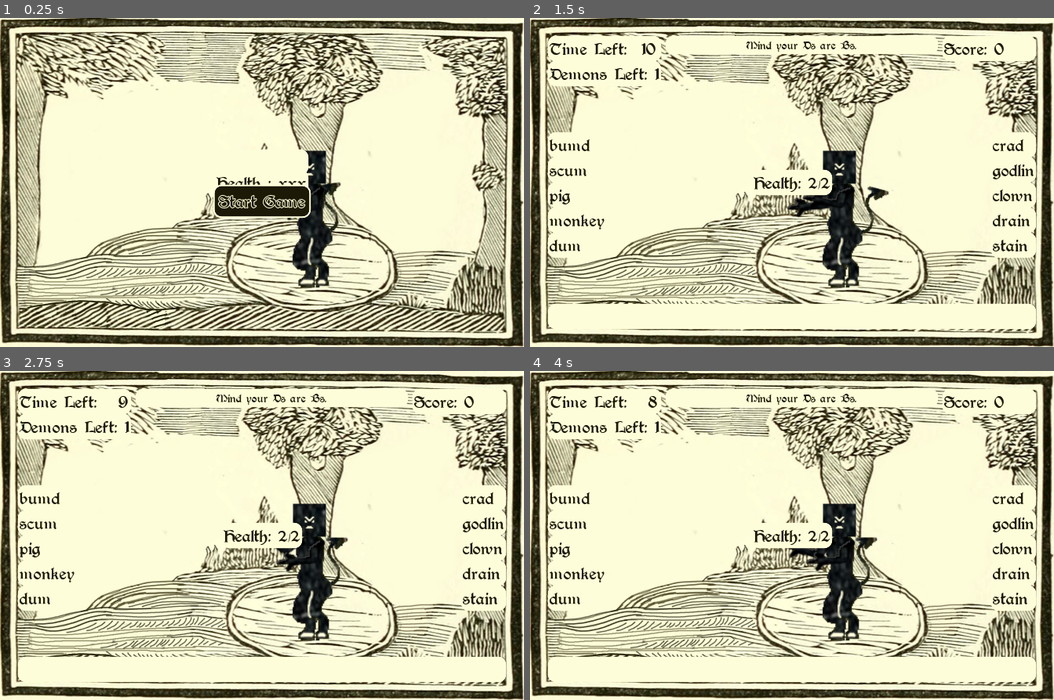
Above: before the commit, frames 1-4 (two rows, left to right).
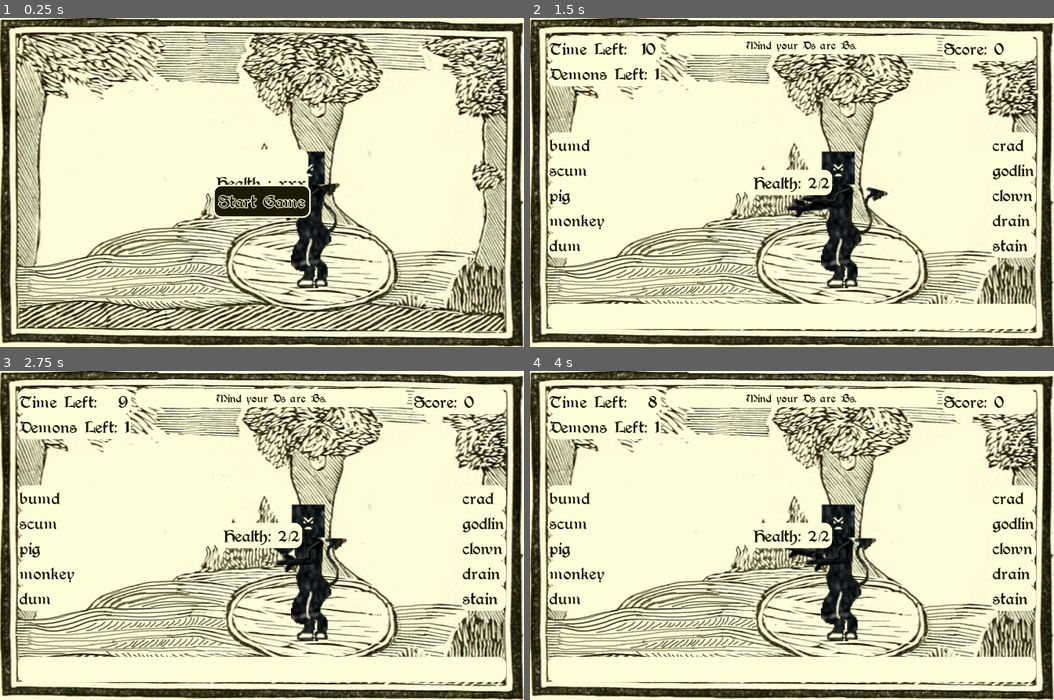
Above: after the commit, the same moments.

Repository: hoodscott/psareqs
Game: Godot game, scene res://scenes/Game.tscn
The game is run twice, just before and just after one commit, with the same random seed, the same clock (stepped at 60 frames per second) and the same inputs.
Inputs:
- Up to frame 1 (0.25 s): no input
- Up to frame 2 (1.5 s): click "Start Game" at 0.5 s; click "Ds are Bs" at 1.25 s
- Up to frame 3 (2.75 s): tap Enter at 2 s; tap Z at 2.1 s
- Up to frame 4 (4 s): hold A 2.78-3.53 s; tap Backspace at 2.85 s; tap Z at 3.6 s

The runs differ from the first frame. In frame 1, 0.7% of the frame differs, in the area x 54-66%, y 40-83%; in frame 2, 0.9%; in frame 3, 0.9%; in frame 4, 0.9%, in the area x 48-67%, y 40-83%.

Commit message:
Resets meph. local transform

Diff:
--- a/scenes/Game.tscn
+++ b/scenes/Game.tscn
@@ -16,6 +16,7 @@
 centered = false
 
 [node name="Mephistopheles" parent="." instance=ExtResource( 4 )]
+position = Vector2( 399, 262 )
 
 [node name="CanvasLayer" type="CanvasLayer" parent="."]
 
@@ -87,76 +88,76 @@
 [node name="Fragments" type="HBoxContainer" parent="CanvasLayer/GameContainer/VBoxContainer"]
 margin_top = 89.0
 margin_right = 618.0
-margin_bottom = 352.0
+margin_bottom = 338.0
 size_flags_vertical = 3
 
 [node name="Prefixes" type="VBoxContainer" parent="CanvasLayer/GameContainer/VBoxContainer/Fragments"]
-margin_right = 78.0
-margin_bottom = 263.0
+margin_right = 108.0
+margin_bottom = 249.0
 alignment = 1
 
 [node name="Label" type="Label" parent="CanvasLayer/GameContainer/VBoxContainer/Fragments/Prefixes"]
-margin_top = 97.0
-margin_right = 78.0
-margin_bottom = 111.0
+margin_top = 62.0
+margin_right = 108.0
+margin_bottom = 90.0
 text = "test content"
 
 [node name="Label2" type="Label" parent="CanvasLayer/GameContainer/VBoxContainer/Fragments/Prefixes"]
-margin_top = 115.0
-margin_right = 78.0
-margin_bottom = 129.0
+margin_top = 94.0
+margin_right = 108.0
+margin_bottom = 122.0
 text = "test content"
 
 [node name="Label3" type="Label" parent="CanvasLayer/GameContainer/VBoxContainer/Fragments/Prefixes"]
-margin_top = 133.0
-margin_right = 78.0
-margin_bottom = 147.0
+margin_top = 126.0
+margin_right = 108.0
+margin_bottom = 154.0
 text = "test content"
 
 [node name="Label4" type="Label" parent="CanvasLayer/GameContainer/VBoxContainer/Fragments/Prefixes"]
-margin_top = 151.0
-margin_right = 78.0
-margin_bottom = 165.0
+margin_top = 158.0
+margin_right = 108.0
+margin_bottom = 186.0
 text = "test content"
 
 [node name="Spacer" type="HBoxContainer" parent="CanvasLayer/GameContainer/VBoxContainer/Fragments"]
-margin_left = 82.0
-margin_right = 536.0
-margin_bottom = 263.0
+margin_left = 112.0
+margin_right = 506.0
+margin_bottom = 249.0
 size_flags_horizontal = 3
 
 [node name="Suffixes" type="VBoxContainer" parent="CanvasLayer/GameContainer/VBoxContainer/Fragments"]
-margin_left = 540.0
-margin_right = 618.0
-margin_bottom = 263.0
+margin_left = 510.0
+margin_right = 618.0
+margin_bottom = 249.0
 alignment = 1
 
 [node name="Label" type="Label" parent="CanvasLayer/GameContainer/VBoxContainer/Fragments/Suffixes"]
-margin_top = 97.0
-margin_right = 78.0
-margin_bottom = 111.0
+margin_top = 62.0
+margin_right = 108.0
+margin_bottom = 90.0
 text = "test content"
 
 [node name="Label2" type="Label" parent="CanvasLayer/GameContainer/VBoxContainer/Fragments/Suffixes"]
-margin_top = 115.0
-margin_right = 78.0
-margin_bottom = 129.0
+margin_top = 94.0
+margin_right = 108.0
+margin_bottom = 122.0
 text = "test content"
 
 [node name="Label3" type="Label" parent="CanvasLayer/GameContainer/VBoxContainer/Fragments/Suffixes"]
-margin_top = 133.0
-margin_right = 78.0
-margin_bottom = 147.0
+margin_top = 126.0
+margin_right = 108.0
+margin_bottom = 154.0
 text = "test content"
 
 [node name="Label4" type="Label" parent="CanvasLayer/GameContainer/VBoxContainer/Fragments/Suffixes"]
-margin_top = 151.0
-margin_right = 78.0
-margin_bottom = 165.0
+margin_top = 158.0
+margin_right = 108.0
+margin_bottom = 186.0
 text = "test content"
 
 [node name="Typed" type="Label" parent="CanvasLayer/GameContainer/VBoxContainer"]
-margin_top = 356.0
+margin_top = 342.0
 margin_right = 618.0
 margin_bottom = 370.0
 align = 1
@@ -166,10 +167,10 @@
 anchor_bottom = 1.0
 
 [node name="Health" type="Label" parent="CanvasLayer/CenterContainer"]
-margin_left = 296.0
-margin_top = 203.0
-margin_right = 371.0
-margin_bottom = 217.0
+margin_left = 276.0
+margin_top = 196.0
+margin_right = 391.0
+margin_bottom = 224.0
 size_flags_horizontal = 3
 text = "Health : xxx"
 align = 1
@@ -194,10 +195,10 @@
 
 [node name="CurseChooser" type="VBoxContainer" parent="CanvasLayer/CenterContainer"]
 visible = false
-margin_left = 285.0
-margin_top = 150.0
-margin_right = 383.0
-margin_bottom = 269.0
+margin_left = 261.0
+margin_top = 125.0
+margin_right = 406.0
+margin_bottom = 294.0
 custom_constants/separation = 15
 
 [node name="Label" type="Label" parent="CanvasLayer/CenterContainer/CurseChooser"]
--- a/scenes/Mephistopheles.tscn
+++ b/scenes/Mephistopheles.tscn
@@ -86,10 +86,10 @@
 }
 
 [node name="Mephistopheles" type="Node2D"]
-position = Vector2( 408, 276 )
 scale = Vector2( 1.5, 1.5 )
 
 [node name="Sprite" type="Sprite" parent="."]
+position = Vector2( 5, 10 )
 z_index = 1
 texture = ExtResource( 3 )
 __meta__ = {
@@ -101,10 +101,13 @@
 
 [node name="Sprite" type="Sprite" parent="Sprite/Head"]
 texture = ExtResource( 4 )
+__meta__ = {
+"_edit_lock_": true
+}
 
 [node name="ArmRight" type="Position2D" parent="Sprite"]
 position = Vector2( -16, -39 )
-rotation = 0.575796
+rotation = 0.349066
 
 [node name="Sprite" type="Sprite" parent="Sprite/ArmRight"]
 position = Vector2( -17, 10 )
@@ -115,7 +118,6 @@
 
 [node name="ArmLeft" type="Position2D" parent="Sprite"]
 position = Vector2( 0, -38 )
-rotation = -0.0660383
 
 [node name="Sprite" type="Sprite" parent="Sprite/ArmLeft"]
 position = Vector2( -17, 10 )
@@ -126,7 +128,6 @@
 
 [node name="Tail" type="Position2D" parent="Sprite"]
 position = Vector2( 5.33334, -0.666656 )
-rotation = -0.162234
 z_as_relative = false
 
 [node name="Sprite" type="Sprite" parent="Sprite/Tail"]
